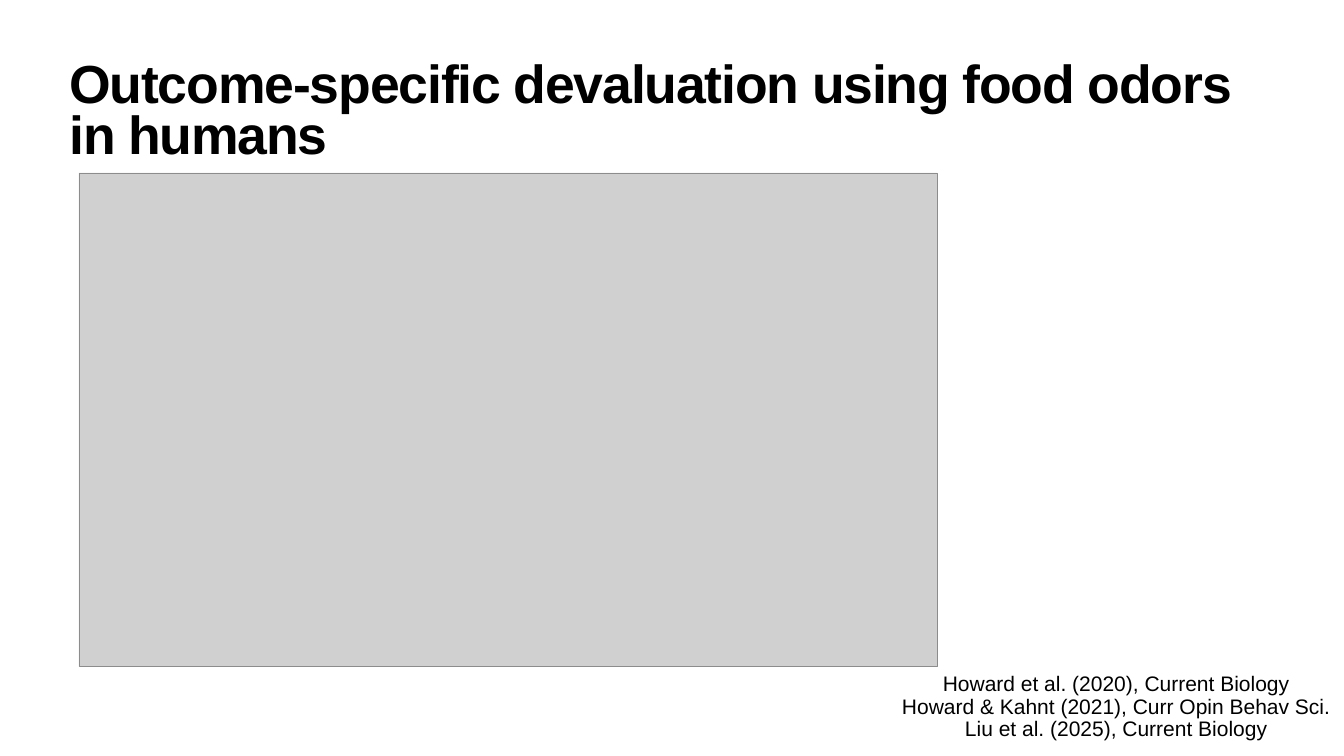
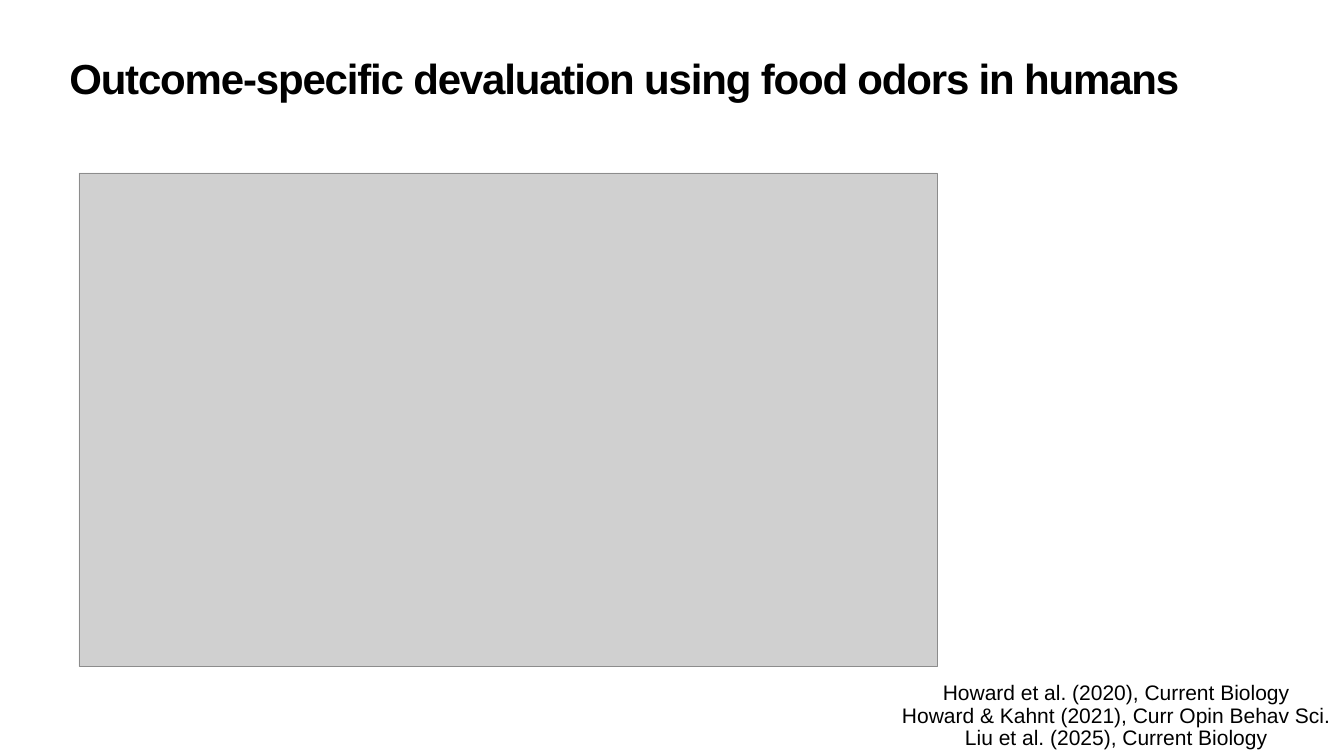
Before and after one commit to QingfangLiu/project-spcd, a slide deck: slide 8 of docs/Progress_branch_meeting.pptx. Drawn at 1344x756 pixels with LibreOffice and Linux fonts; fonts in the diff are those of the drawing; grey boxes stand for pictures. Boxes give left, top, right and bottom in pixels: in the first picture for what was removed or moved away, otherwise in the second. Text is boxed around its words. In the diff, an @@ line names an element or a change of style, - is before the commit and + after.

Commit message:
add png format for figure output and update branch meeting slides

```diff
--- a/docs/Progress_branch_meeting.pptx
+++ b/docs/Progress_branch_meeting.pptx
@@ title "Outcome-specific devaluation using food odors ..." at (69, 63, 1179, 103): size 76.5 to 60 pt @@
@@ text "Howard et al. (2020), Current ...": place and size @@
-text "Howard et al. (2020), Current ..." at (902, 675, 1330, 741)
+text "Howard et al. (2020), Current ..." at (902, 684, 1330, 750)
```
Also in this commit, not shown: 15 other slides changed, 1 slide added, 1 slide removed, 2 other files.
